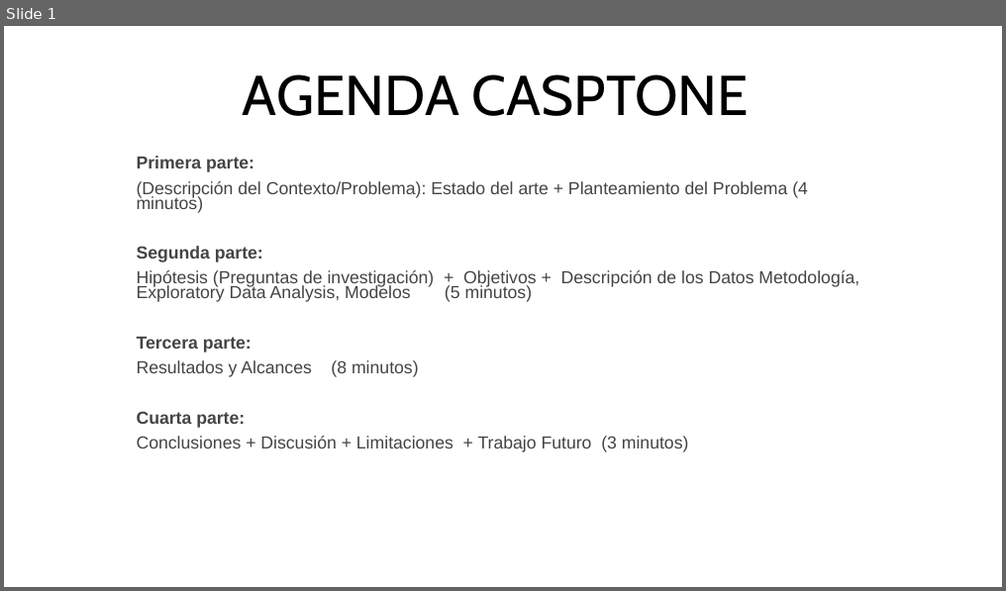
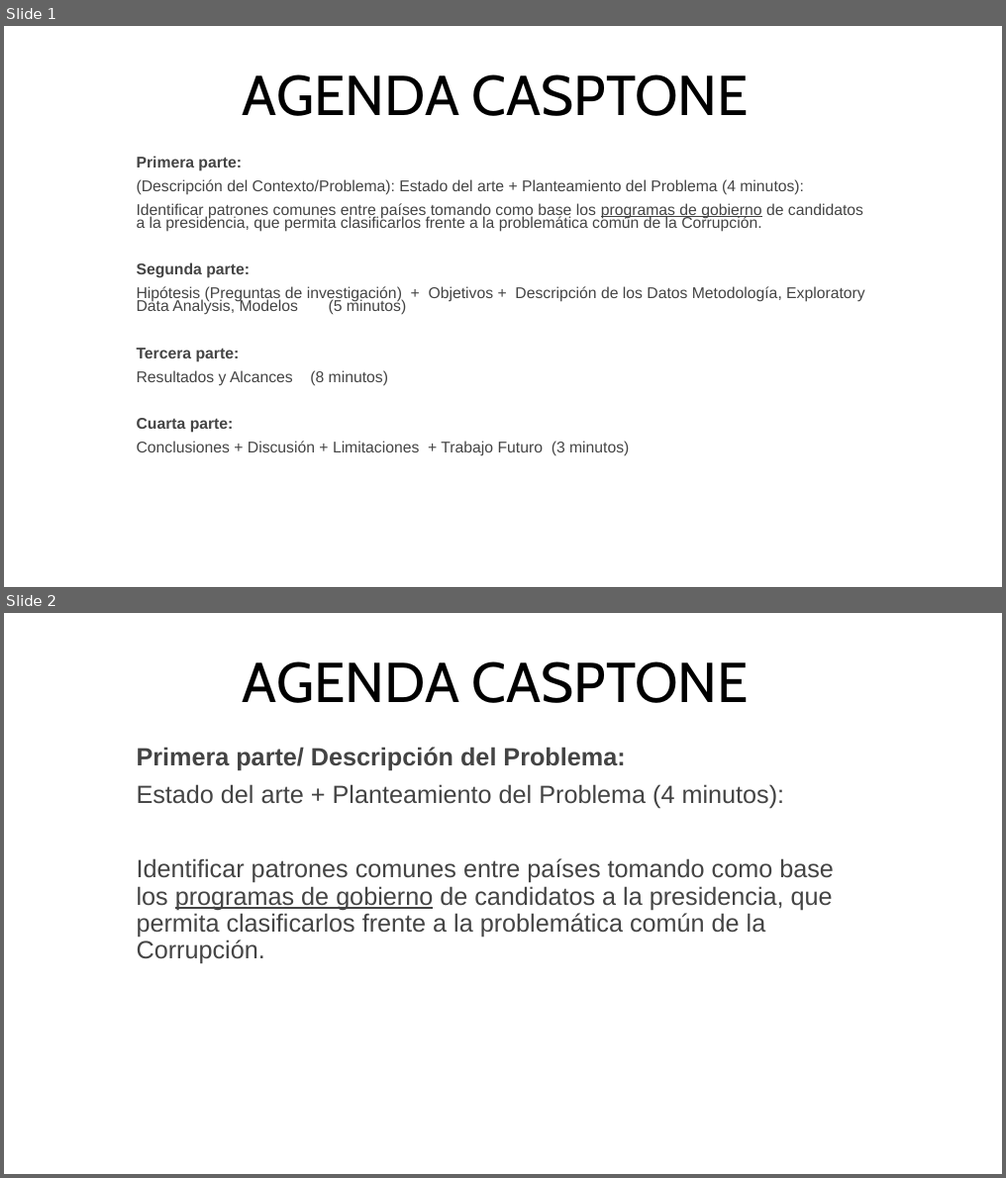
Before and after one commit to MatiasBunsterRaby/Capstone_git, a slide deck: Pres Capstone MBunster.pptx. Shown one above the other, each under a label of ours: slide 1 before the commit, slides 1 and 2 after it. The pictures are 1006x591 and 1006x1178 pixels, drawn with LibreOffice and Linux fonts; fonts in the diff are those of the drawing. Boxes give left, top, right and bottom in pixels: in the first picture for what was removed or moved away, otherwise in the second. Text is boxed around its words. In the diff, an @@ line names an element or a change of style, - is before the commit and + after.

Commit message:
Trabajo en la ppt final

```diff
--- a/Pres Capstone MBunster.pptx
+++ b/Pres Capstone MBunster.pptx
@@ slide 2 added at <box>4,613,1002,1174</box>, background #FFFFFF @@
@@ title added at <box>243,662,748,703</box>, 54 pt, text #000000 @@
+AGENDA CASPTONE
@@ subtitle added at <box>137,747,834,964</box>, 24 pt, text #444444 @@
+Primera parte/ Descripción del Problema:
+Estado del arte + Planteamiento del Problema (4 minutos):
+Identificar patrones comunes entre países tomando como base los programas de gobierno de candidatos a la presidencia, que permita clasificarlos frente a la problemática común de la Corrupción.
@@ slide 1 changed as well @@
@@ subtitle at <box>137,156,865,457</box>: size 16.8 to 15 pt in "Primera parte:", "Segunda parte:", "Hipótesis (Preguntas de investigación) + Objetivos + ...", "Tercera parte:" and 3 more places @@
@@ subtitle at <box>137,179,863,232</box>: text changed; size 16.8 to 15 pt @@
-(Descripción del Contexto/Problema): Estado del arte + Planteamiento del Problema (4 minutos)
+(Descripción del Contexto/Problema): Estado del arte + Planteamiento del Problema (4 minutos):
+Identificar patrones comunes entre países tomando como base los programas de gobierno de candidatos a la presidencia, que permita clasificarlos frente a la problemática común de la Corrupción.
```
Also in this commit, not shown: 6 other slides added, 6 other files.
